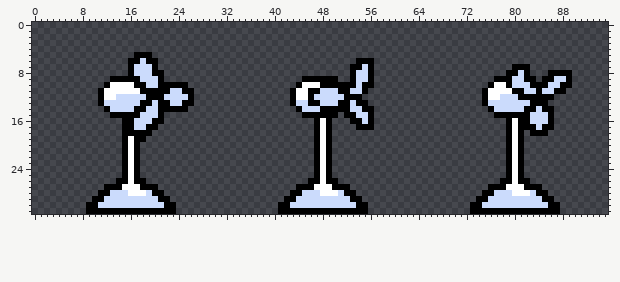
Sprite sheet -- Assets/Sprites/fan.png. The first picture shows the starting point.
The file is 96x32 pixels.
The result:
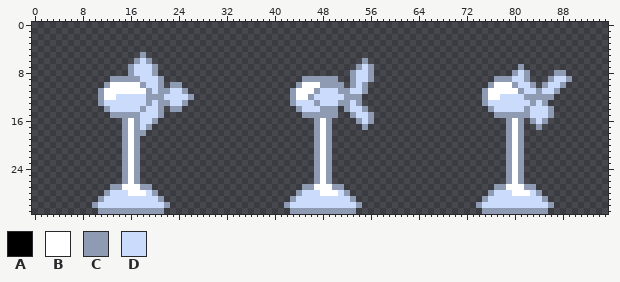
Palette (. is transparent): A #000000  B #ffffff  C #8f9bb3  D #cbdbfc
Difference:
The edit turns colour A into colour B in row 10 at x 17 and 79; in row 11 at x 18, 46 and 80; in rows 16 to 18 at x 16.
The edit turns colour A into colour C in row 5 at x 18; in row 6 at x 17, 19 and 55; in row 7 at x 16, 20, 54, 56 and 81; in row 8 at x 16, 20, 53, 56, 80, 82 and 87 to 88; in row 9 at x 13 to 17, 21, 45 to 50, 53, 56, 77 to 79, 82, 86 and 89; in row 10 at x 12, 18, 21, 23 to 24, 44, 48 to 51, 53, 55, 76, 83, 85 and 88.
The edit turns colour A into colour C in row 11 at x 11, 19, 21 to 22, 25, 43, 47, 51 to 52, 55, 75, 81, 84 and 87; in row 12 at x 11, 19 to 21, 26, 43, 46, 52 to 54, 75 and 82 to 86; in row 13 at x 11, 19, 21 to 22, 25, 43, 47, 51 to 52, 54, 75, 83 and 85; in row 14 at x 12, 18, 21, 23 to 24, 44, 48 to 50, 52, 55, 76, 82 and 86; in row 15 at x 13 to 17, 21, 45 to 50, 53, 56, 77 to 82 and 86; in row 16 at x 15, 20, 47, 49, 54, 56, 79 and 81.
The edit turns colour A into colour C in row 17 at x 15, 19, 47, 49, 55, 79 and 81; in row 18 at x 15, 17 to 18, 47, 49, 79 and 81; in rows 19 to 26 at x 15, 17, 47, 49, 79 and 81; in row 27 at x 13 to 14, 18 to 19, 45 to 46, 50 to 51, 77 to 78 and 82 to 83; in row 28 at x 12, 20, 44, 52, 76 and 84; in row 29 at x 11, 21, 43, 53, 75 and 85.
The edit turns colour A into colour C in row 30 at x 10, 22, 42, 54, 74 and 86; in row 31 at x 11 to 21, 43 to 53 and 75 to 85.
The edit turns colour D into colour C in row 10 at x 80; in row 16 at x 17, 83 and 85; in row 17 at x 17 and 84.
The edit turns colour A into colour D in row 11 at x 20; in row 12 at x 81; in row 13 at x 18, 46 and 84; in row 14 at x 17, 83 and 85.
Colour A is removed in row 5 at x 17 and 19; in row 6 at x 16, 20, 54 and 56; in row 7 at x 53, 80 and 82; in row 8 at x 21, 79, 86 and 89; in row 9 at x 83 and 85; in row 10 at x 22, 25, 52, 56, 84 and 89.
Colour A is removed in row 11 at x 26 and 88; in row 13 at x 26 and 55; in row 14 at x 22, 25, 51 and 56; in row 15 at x 52; in row 16 at x 21, 53, 82 and 86; in row 17 at x 20, 54, 56, 82 to 83 and 85 to 86.
Colour A is removed in row 18 at x 19 and 83 to 85; in row 19 at x 18; in row 26 at x 14, 18, 46, 50, 78 and 82; in row 27 at x 12, 20, 44, 52, 76 and 84; in row 28 at x 11, 21, 43, 53, 75 and 85; in row 29 at x 10, 22, 42, 54, 74 and 86.
Colour A is removed in row 30 at x 9, 23, 41, 55, 73 and 87; in row 31 at x 9 to 10, 22 to 23, 41 to 42, 54 to 55, 73 to 74 and 86 to 87.
Boxes around the changes in both pictures, in picture pixels (x1, y1, x2, y2):
changed: (86, 52, 194, 214)
changed: (278, 58, 374, 214)
changed: (470, 64, 572, 214)
